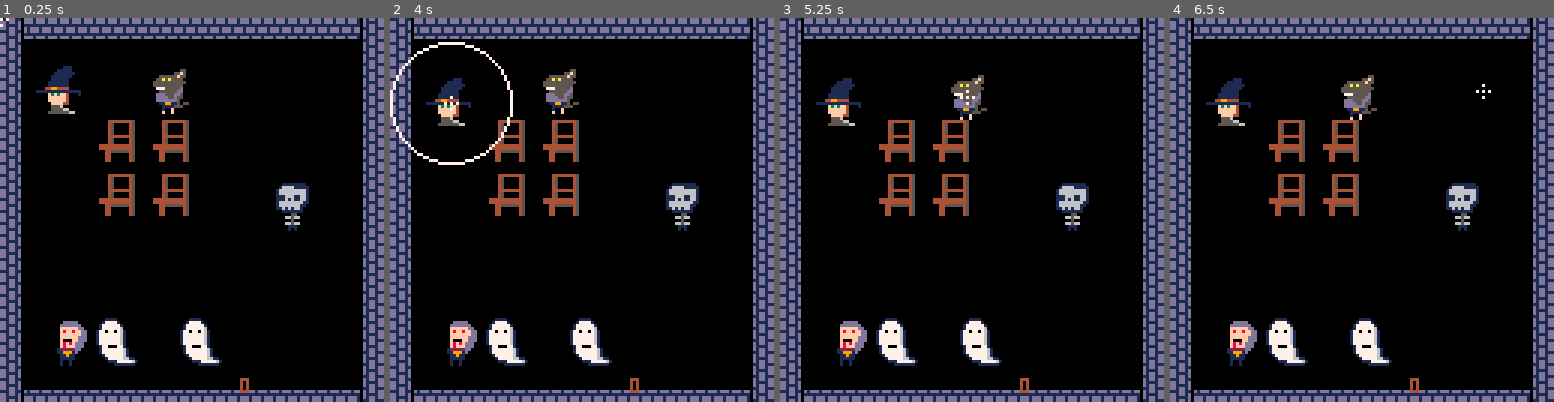
Above: before the commit, frames 1-4 (left to right).
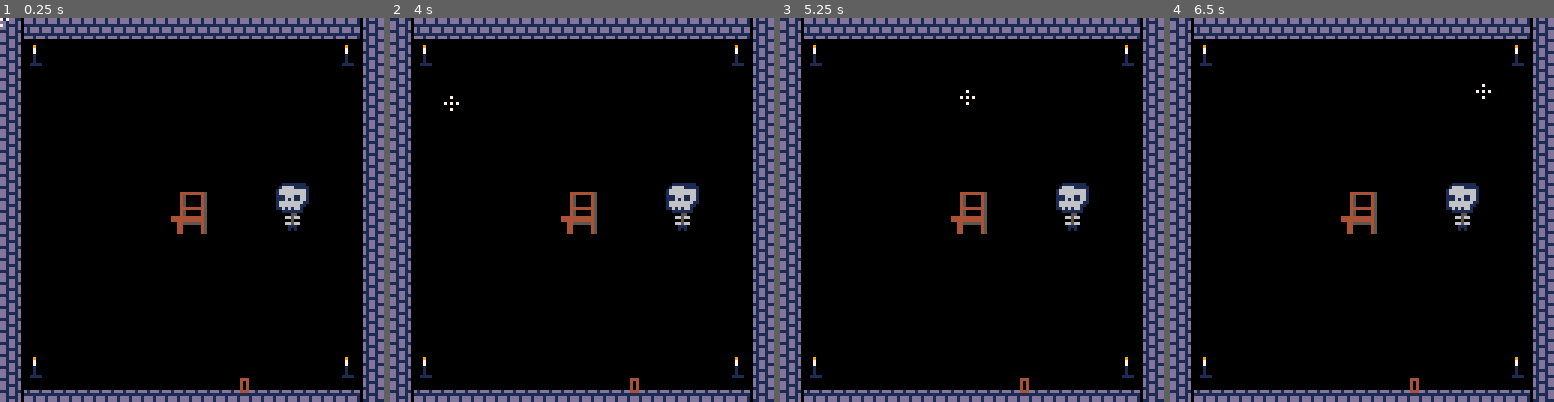
Above: after the commit, the same moments.

Repository: Mastoast/LDjam54
Game: PICO-8 cartridge ld54.p8
Two runs of this game, one before a commit and one after it. Both use one fixed random seed, a clock stepped at 60 frames per second and the inputs below.
Inputs (mouse positions are in pixels of both pictures, inside the frame that each line leads up to):
- Up to frame 1 (0.25 s): no input
- Up to frame 2 (4 s): tap X (X key) at 0.33, 1.07, 1.85, 2.97 s; click (670, 121) at 0.67 s; tap O (Z key) at 0.7, 1.7, 2.1, 2.5, 2.9, 3.3, 3.7 s; click (436, 267) at 1.22 s; click (497, 114) at 1.77 s; click (562, 259) at 2.32 s; click (624, 106) at 2.87 s; click (685, 256) at 3.42 s; click (451, 102) at 3.97 s
- Up to frame 3 (5.25 s): tap X (X key) at 4.08, 5.2 s; tap O (Z key) at 4.1, 4.5, 4.9 s; click (902, 248) at 4.52 s; click (964, 94) at 5.07 s
- Up to frame 4 (6.5 s): tap O (Z key) at 5.3, 5.7, 6.1 s; click (1419, 244) at 5.62 s; click (1481, 90) at 6.17 s; tap X (X key) at 6.32 s

The runs differ from the first frame. In frame 1, 6.4% of the frame differs, in the area x 7-93%, y 7-94%; in frame 2, 7.0%, in the area x 0-93%, y 6-94%; in frame 3, 6.4%; in frame 4, 6.4%.

Commit message:
tutorial levels

Diff:
--- a/ld54.p8
+++ b/ld54.p8
@@ -3,11 +3,19 @@
 __lua__
 #include object.lua
 #include objects.lua
+#include levels.lua
 #include main.lua
 
 --[[
     TODO
     reset target if touch walls
+
+    Visuals
+    mosnter animations
+    monster ui animation
+    particles on pick-up / swap / release
+    decorations
+    light effects
 ]]
 
 --❎🅾️⬆️⬇️⬅️➡️
@@ -55,20 +63,47 @@
 
 
 
+…(24 lines of a section not shown)…
+__gff__
+0000000000000000000000000000000001000000020004000800100020000000000000000000000000000000000000000000000000000000000000000000000000000000000000000000000000000000000000000000000000000000000000000000000000000000000000000000000000000000000000000000000000000000
+0000000000000000000000000000000000000000000000000000000000000000000000000000000000000000000000000000000000000000000000000000000000000000000000000000000000000000000000000000000000000000000000000000000000000000000000000000000000000000000000000000000000000000
 __map__
-4442424242424242424242424242424500000000000000000000000000000000000000000000000000000000000000000000000000000000000000000000000000000000000000000000000000000000000000000000000000000000000000000000000000000000000000000000000000000000000000000000000000000000
-4440404040404040404040404040404500000000000000000000000000000000000000000000000000000000000000000000000000000000000000000000000000000000000000000000000000000000000000000000000000000000000000000000000000000000000000000000000000000000000000000000000000000000
-4440404040404040404040404040404500000000000000000000000000000000000000000000000000000000000000000000000000000000000000000000000000000000000000000000000000000000000000000000000000000000000000000000000000000000000000000000000000000000000000000000000000000000
-4440404040404040404040404040404500000000000000000000000000000000000000000000000000000000000000000000000000000000000000000000000000000000000000000000000000000000000000000000000000000000000000000000000000000000000000000000000000000000000000000000000000000000
-4440404040404040404040404040404500000000000000000000000000000000000000000000000000000000000000000000000000000000000000000000000000000000000000000000000000000000000000000000000000000000000000000000000000000000000000000000000000000000000000000000000000000000
-4440404040404040404040404040404500000000000000000000000000000000000000000000000000000000000000000000000000000000000000000000000000000000000000000000000000000000000000000000000000000000000000000000000000000000000000000000000000000000000000000000000000000000
-4440404040404040404040404040404500000000000000000000000000000000000000000000000000000000000000000000000000000000000000000000000000000000000000000000000000000000000000000000000000000000000000000000000000000000000000000000000000000000000000000000000000000000
-4440404040404040404040404040404500000000000000000000000000000000000000000000000000000000000000000000000000000000000000000000000000000000000000000000000000000000000000000000000000000000000000000000000000000000000000000000000000000000000000000000000000000000
-4440404040404040404040404040404500000000000000000000000000000000000000000000000000000000000000000000000000000000000000000000000000000000000000000000000000000000000000000000000000000000000000000000000000000000000000000000000000000000000000000000000000000000
-4440404040404040404040404040404500000000000000000000000000000000000000000000000000000000000000000000000000000000000000000000000000000000000000000000000000000000000000000000000000000000000000000000000000000000000000000000000000000000000000000000000000000000
-4440404040404040404040404040404500000000000000000000000000000000000000000000000000000000000000000000000000000000000000000000000000000000000000000000000000000000000000000000000000000000000000000000000000000000000000000000000000000000000000000000000000000000
-4440404040404040404040404040404500000000000000000000000000000000000000000000000000000000000000000000000000000000000000000000000000000000000000000000000000000000000000000000000000000000000000000000000000000000000000000000000000000000000000000000000000000000
-4440404040404040404040404040404500000000000000000000000000000000000000000000000000000000000000000000000000000000000000000000000000000000000000000000000000000000000000000000000000000000000000000000000000000000000000000000000000000000000000000000000000000000
-4440404040404040404040404040404500000000000000000000000000000000000000000000000000000000000000000000000000000000000000000000000000000000000000000000000000000000000000000000000000000000000000000000000000000000000000000000000000000000000000000000000000000000
-4440404040404040404040404040404500000000000000000000000000000000000000000000000000000000000000000000000000000000000000000000000000000000000000000000000000000000000000000000000000000000000000000000000000000000000000000000000000000000000000000000000000000000
-4443434343434343434343434343434500000000000000000000000000000000000000000000000000000000000000000000000000000000000000000000000000000000000000000000000000000000000000000000000000000000000000000000000000000000000000000000000000000000000000000000000000000000
+4442424242424242424242424242424500000000000000000000000000000000450000000000454545454500000000454545454545454545454545454545454545454545454545454545454545454545454545454545454545454545454545454545454545454545454545454545454545454545454545454545454545454500
+4477404040404040404040404040774500000000000000000000000000000000007700000000000000000000000077004577000000000000000000000000774577000000000000000000000000774545770000000000000000000000007745457700000000000000000000000077454577000000000000000000000000774500
+4440404040404040404040404040404500000000000000000000000000000000000000000000000000000000000000004500001415141514151415141500004500000000000000000000000000004545000000000000000000000000000045450000000000000000000000000000454500000000000000000000000000004500
+4440404040404040404040404040404500000000000000000000000000000000000000000000000000000000000000004500002425242524252425242500004500000000000000000000000000004545000000000000000000000000000045450000000000000000000000000000454500000000000000000000000000004500
+4440404040404040404040404040404500000000000000000000000000000000000000000000000000000000000000004500101110111011101110111011004500000000000000000000000000004545000000000000000000000000000045450000000000000000000000000000454500000000000000000000000000004500
+4440404040404040404040404040404500000000000000000000000000000000000000000000000000000000000000004500202120212021202120212021004500000000000000000000000000004545000000000000000000000000000045450000000000000000000000000000454500000000000000000000000000004500
+4440404040404040404040404040404500000000000010111011000000000000450000101110111011101110110000454500101110111011101110111011004500000000000000000000000000004545000000000000000000000000000045450000000000000000000000000000454500000000000000000000000000004500
+4440404040404040404040404040404500000000000020212021000000000000450000202120212021202120210000454500202120212021202120212021004500000000000000000000000000004545000000000000000000000000000045450000000000000000000000000000454500000000000000000000000000004500
+4440404040404040404040404040404500000000000000000000000000000000450000000000000000000000000000454500101110111011101110111011004500000000000000000000000000004545000000000000000000000000000045450000000000000000000000000000454500000000000000000000000000004500
+4440404040404040404040404040404500000000000000000000000000000000000000000000000000000000000000004500202120212021202120212021004500000000000000000000000000004545000000000000000000000000000045450000000000000000000000000000454500000000000000000000000000004500
+4440404040404040404040404040404500000000000000000000000000000000000000000000000000000000000000004500101110111011101110111011004500000000000000000000000000004545000000000000000000000000000045450000000000000000000000000000454500000000000000000000000000004500
+4440404040404040404040404040404500000000001415000014150000000000000000141516171415161714150000004500202120212021202120212021004500000000000000000000000000004545000000000000000000000000000045450000000000000000000000000000454500000000000000000000000000004500
+4440404040404040404040404040404500000000002425000024250000000000000000242526272425262724250000004500000000000000000000000000004500000000000000000000000000004545000000000000000000000000000045450000000000000000000000000000454500000000000000000000000000004500
+4440404040404040404040404040404500000000000000000000000000000000000000000000000000000000000000004500001415141514151415141500004500000000000000000000000000004545000000000000000000000000000045450000000000000000000000000000454500000000000000000000000000004500
+4477404040404040404040404040774500000000000000000000000000000000007700000000000000000000000077004577002425242524252425242500774577000000000000000000000000774545770000000000000000000000007745457700000000000000000000000077454577000000000000000000000000774500
+4443434343434343434343434343434500000000000000000000000000000000450000000045454545450000000000454545454545454545454545454545454545454545454545454545454545454545454545454545454545454545454545454545454545454545454545454545454545454545454545454545454545454500
--- /dev/null
+++ b/levels.lua
@@ -0,0 +1,65 @@
+monster_map = { chair, ghost, skeleton, vampire, wolf, witch }
+
+function load_level(level)
+    local lmap = level.map
+    for i=lmap.x,lmap.x + 15 do
+        for j=lmap.y,lmap.y + 15 do
+            local coord = {x = i*8 - lmap.x*8, y = j*8 - lmap.y*8 }
+            local bitmap = fget(mget(i, j))
+            --
+            if fget(mget(i, j), 0) then create(chair, coord.x, coord.y) end
+        end
+    end
+    for i=lmap.x,lmap.x + 15 do
+        for j=lmap.y,lmap.y + 15 do
+            local coord = {x = i*8 - lmap.x*8, y = j*8 - lmap.y*8 }
+            local bitmap = fget(mget(i, j))
+            --
+            for index=1, #monster_map do
+                if (bitmap & (1 << index)) != 0 then
+                    local new = create(monster_map[index+1], coord.x, coord.y)
+                    new.radius = level.radius
+                end
+            end
+        end
+    end
+end
+
+level0 = { radius = 256 }
+function level0.init(self)
+    create(chair, 32, 32)
+    create(chair, 50, 32)
+    create(chair, 32, 50)
+    create(chair, 50, 50)
+    create(ghost, 32, 100)
+    create(ghost, 60, 100)
+    create(skeleton, 90, 55)
+    create(vampire, 16, 100)
+    create(wolf, 48, 16)
+    create(witch, 12, 16)
+    for o in all(objects) do
+        o.radius = self.radius
+    end
+end
+
+level1_1 = { radius = 20 }
+function level1_1.init(self)
+    create(chair, 56, 56)
+    create(skeleton, 90, 55)
+end
+
+level1_2 = { radius = 20, map = {x = 16, y = 0} }
+function level1_2.init(self)
+    load_level(self)
+end
+
+level1_3 = { radius = 20, map = {x = 48, y = 0} }
+function level1_3.init(self)
+    load_level(self)
+end
+
+
+level1_4 = { radius = 20, map = {x = 32, y = 0} }
+function level1_4.init(self)
+    load_level(self)
+end
--- a/main.lua
+++ b/main.lua
@@ -3,6 +3,7 @@
     poke(0x5f2d, 3)
     cursor_color = 7
     --
+    debug = true
     gtime = 0
     ndeath = 0
     freeze_time = 0
@@ -10,10 +11,12 @@
     cam = {x = 0, y = 0}
     printable = 0
     --
-    init_level()
-end
-
-function init_level()
+    levels = {level1_1, level1_2, level1_3, level1_4, level2_1}
+    current_level = 1
+    init_level(levels[current_level])
+end
+
+function init_level(level)
     gtime = 0
     objects = {}
     particles = {}
@@ -22,16 +25,7 @@
     target_y = nil
     target_chair = nil
     --
-    create(chair, 32, 32)
-    create(chair, 50, 32)
-    create(chair, 32, 50)
-    create(chair, 50, 50)
-    create(ghost, 32, 100)
-    create(ghost, 60, 100)
-    create(skeleton, 90, 55)
-    create(vampire, 16, 100)
-    create(wolf, 48, 16)
-    create(witch, 12, 16)
+    level:init()
 end
 
 function _update60()
@@ -81,6 +75,16 @@
     if target then
         target.x = stat(32) - target.hit_w /2
         target.y = stat(33) - target.hit_h /2
+    end
+
+    if debug then
+        if stat(36) > 0 then
+            current_level = min(current_level + 1, #levels)
+            init_level(levels[current_level])
+        elseif stat(36) < 0 then
+            current_level = max(current_level - 1, 1)
+            init_level(levels[current_level])
+        end
     end
 
     for a in all(particles) do
@@ -187,7 +191,9 @@
     end
 
     -- UI
-
+    for o in all(objects) do
+        o:draw_ui()
+    end
     draw_cursor()
     print(printable, cam.x + 80, cam.y + 120, 4)
 end
--- a/object.lua
+++ b/object.lua
@@ -20,6 +20,7 @@
 
 function object.init(self) end
 function object.update(self) end
+function object.draw_ui(self) end
 function object.draw(self)
     spr(self.spr, self.x, self.y, self.sprite_w, self.sprite_h, self.flip_x, self.flip_y)
 end
--- a/objects.lua
+++ b/objects.lua
@@ -30,6 +30,9 @@
     --spr(self.spr, self.x, self.y, self.sprite_w, self.sprite_h, self.flip_x, self.flip_y)
     -- local factor = gtime % 50 < 25 and self.hit_h or self.hit_h + 1
     sspr((self.spr % 16) * 8, flr(self.spr \ 16) * 8, self.hit_w, self.hit_h, self.x, self.y, self.hit_w, self.hit_h)
+end
+
+function monster.draw_ui(self)
     -- draw radius
     if self.picked then
         circ(self.x + self.hit_w/2, self.y + self.hit_h/2, self.radius, 7)
Not shown, changed: 24 lines of the sprite sheet (__gfx__) section of ld54.p8
